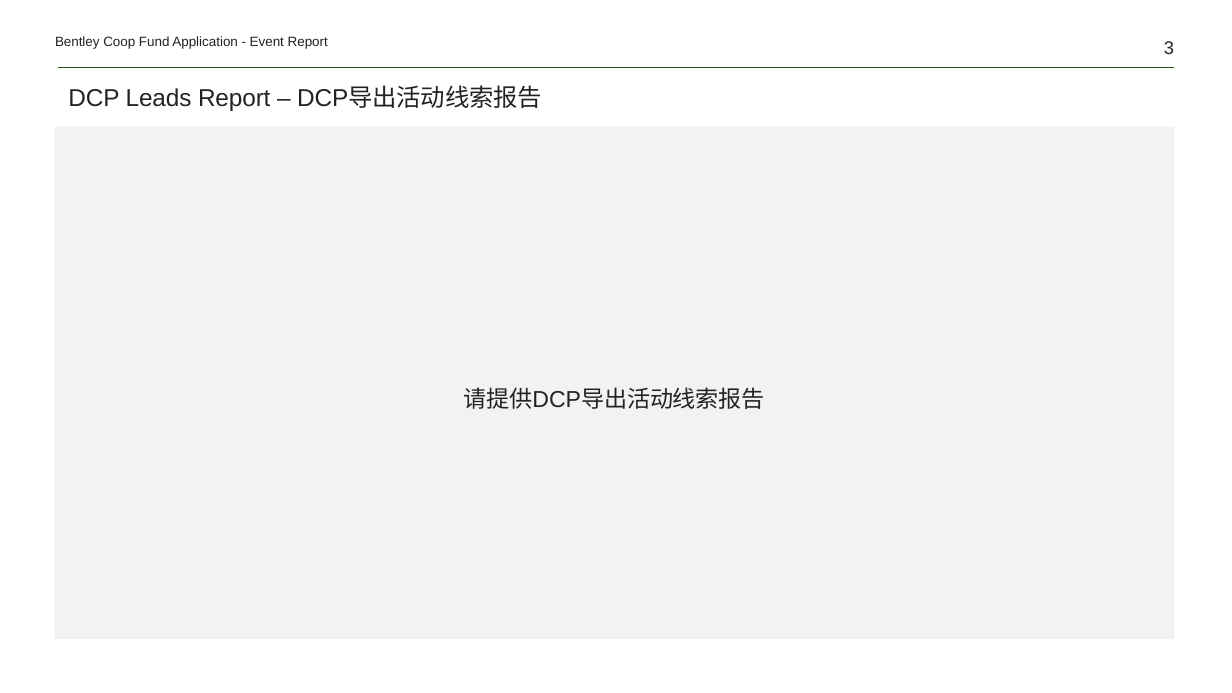
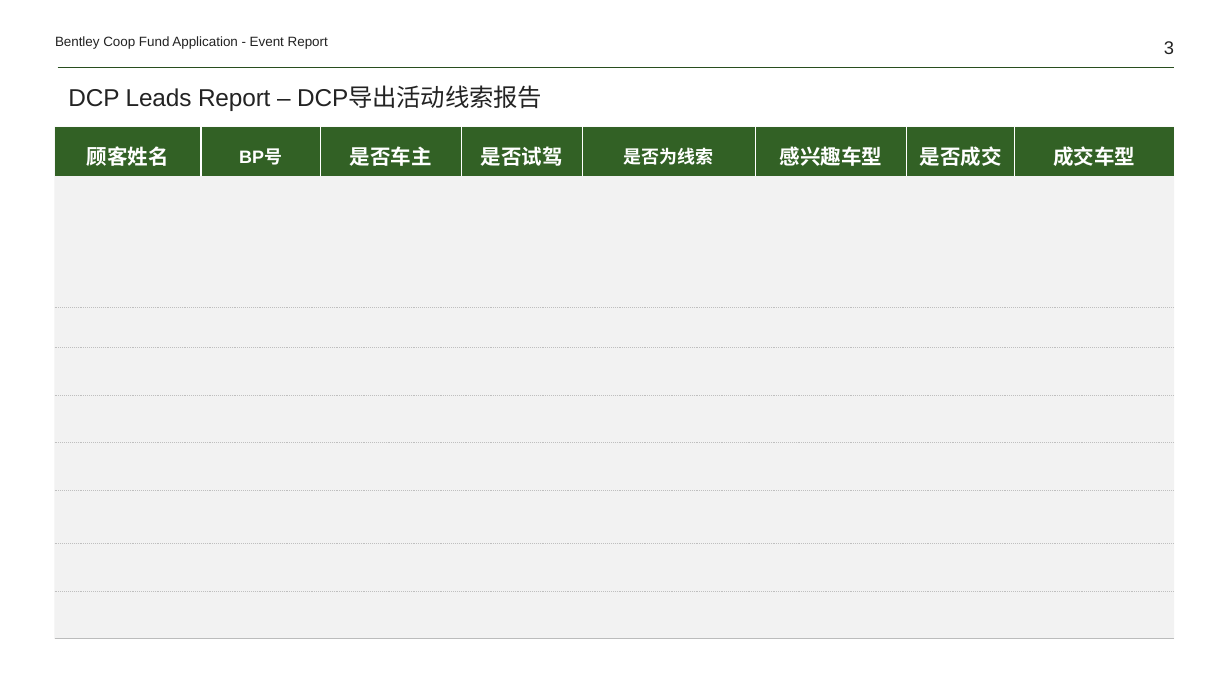
Before and after one commit to Yrtech-Tony/com.yrtech.Bentley.API.Upgrade, a slide deck: slide 3 of com.yrtech.bentleyAPI/com.yrtech.InventoryAPI/template/ReportOnLine.pptx. Drawn at 1232x693 pixels with LibreOffice and Linux fonts; fonts in the diff are those of the drawing. Boxes give left, top, right and bottom in pixels: in the first picture for what was removed or moved away, otherwise in the second. Text is boxed around its words. In the diff, an @@ line names an element or a change of style, - is before the commit and + after.

Commit message:
feat:ppt导出修改

```diff
--- a/com.yrtech.bentleyAPI/com.yrtech.InventoryAPI/template/ReportOnLine.pptx
+++ b/com.yrtech.bentleyAPI/com.yrtech.InventoryAPI/template/ReportOnLine.pptx
@@ table added at bbox=[55, 127, 1175, 652], 11 rows, 8 columns @@
+顾客姓名 | BP号 | 是否车主 | 是否试驾 | 是否为线索 | 感兴趣车型 | 是否成交 | 成交车型
+ |  |  |  |  |  |  | 
+ |  |  |  |  |  |  | 
+ |  |  |  |  |  |  | 
+ |  |  |  |  |  |  | 
+ |  |  |  |  |  |  | 
+ |  |  |  |  |  |  | 
+ |  |  |  |  |  |  | 
+ |  |  |  |  |  |  | 
+ |  |  |  |  |  |  | 
+ |  |  |  |  |  |  | 
@@ text removed at bbox=[463, 387, 765, 409] @@
-请提供DCP导出活动线索报告
```
Also in this commit, not shown: 1 other slide changed, 6 other files.
